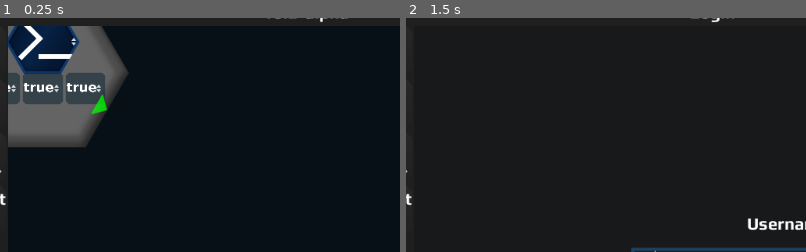
Above: before the commit, frames 1-2 (left to right).
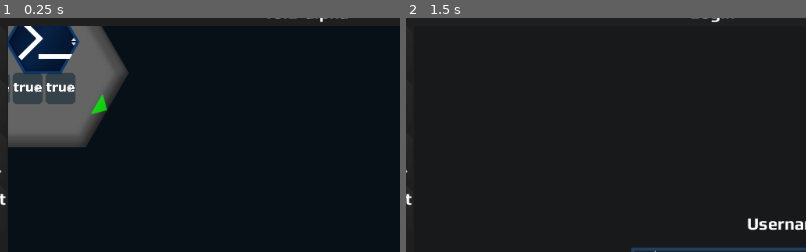
Above: after the commit, the same moments.

Repository: V-ktor/HC
Game: Godot game, scene res://scenes/gui/hex_node.tscn
Two runs of this game, one before a commit and one after it. Both use one fixed random seed, a clock stepped at 60 frames per second and the inputs below. This scene is started directly instead of the project's main scene.
Inputs (mouse positions are % of the whole screen's width and height, from its top left):
- Up to frame 1 (0.25 s): no input
- Up to frame 2 (1.5 s): click (3, 11) at 0.5 s; click (53, 56) at 1.27 s; type "12" at 1.35 s
The pictures show only the part of the screen within x 6-56%, y 4-54%; the shares and areas given below are measured in that part.

The runs differ from the first frame. In frame 1, 1.7% of the frame differs, in the area x 2-27%, y 23-37%; in frame 2, nothing differs.

Commit message:
Show 4 items per line in the GUI command panel argument grid box.

Diff:
--- a/scenes/gui/hex_node.tscn
+++ b/scenes/gui/hex_node.tscn
@@ -196,13 +196,13 @@
 margin_bottom = 40.0
 focus_mode = 2
 mouse_filter = 2
-columns = 3
+columns = 4
 __meta__ = {
 "_edit_use_anchors_": false
 }
 
 [node name="Option0" type="OptionButton" parent="Arguments"]
-margin_right = 50.0
+margin_right = 37.0
 margin_bottom = 36.0
 size_flags_horizontal = 3
 size_flags_vertical = 3
@@ -227,8 +227,8 @@
 value = 1.0
 
 [node name="Option1" type="OptionButton" parent="Arguments"]
-margin_left = 54.0
-margin_right = 104.0
+margin_left = 41.0
+margin_right = 78.0
 margin_bottom = 36.0
 size_flags_horizontal = 3
 size_flags_vertical = 3
@@ -253,8 +253,8 @@
 value = 1.0
 
 [node name="Option2" type="OptionButton" parent="Arguments"]
-margin_left = 108.0
-margin_right = 158.0
+margin_left = 82.0
+margin_right = 119.0
 margin_bottom = 36.0
 size_flags_horizontal = 3
 size_flags_vertical = 3
